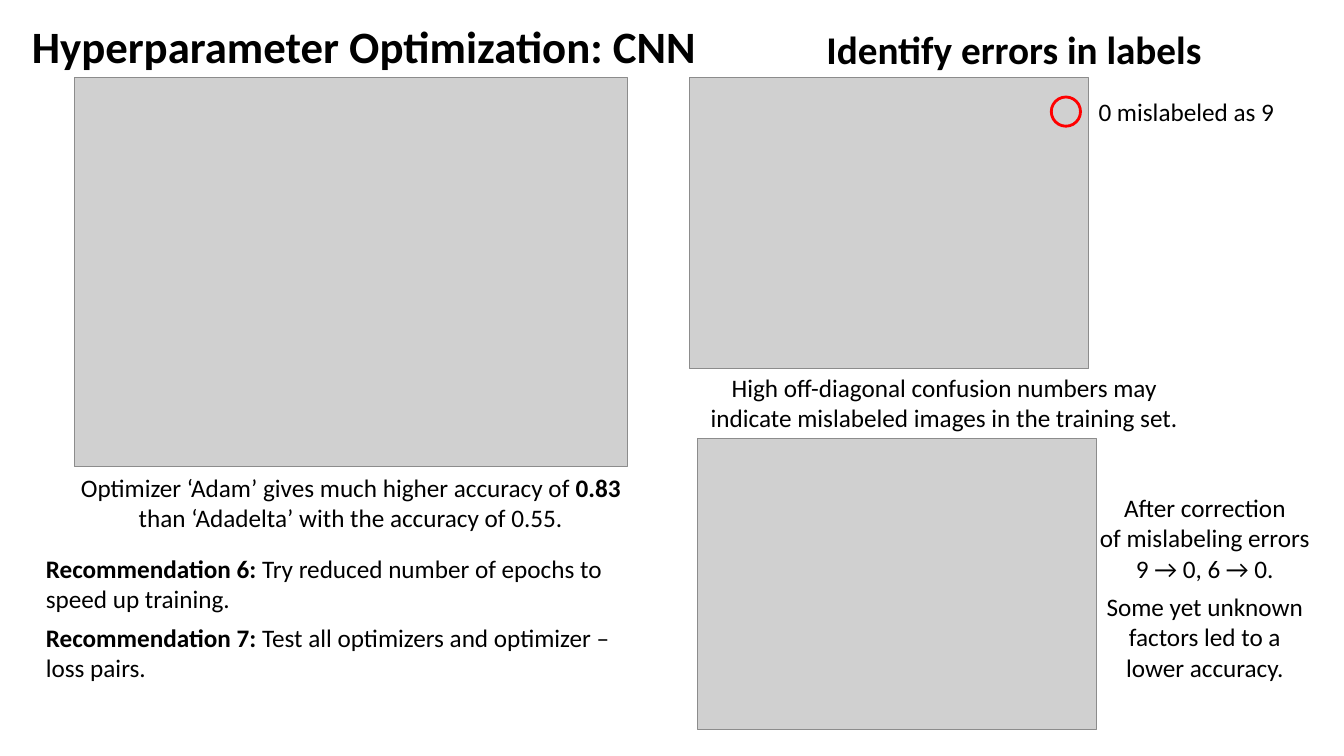
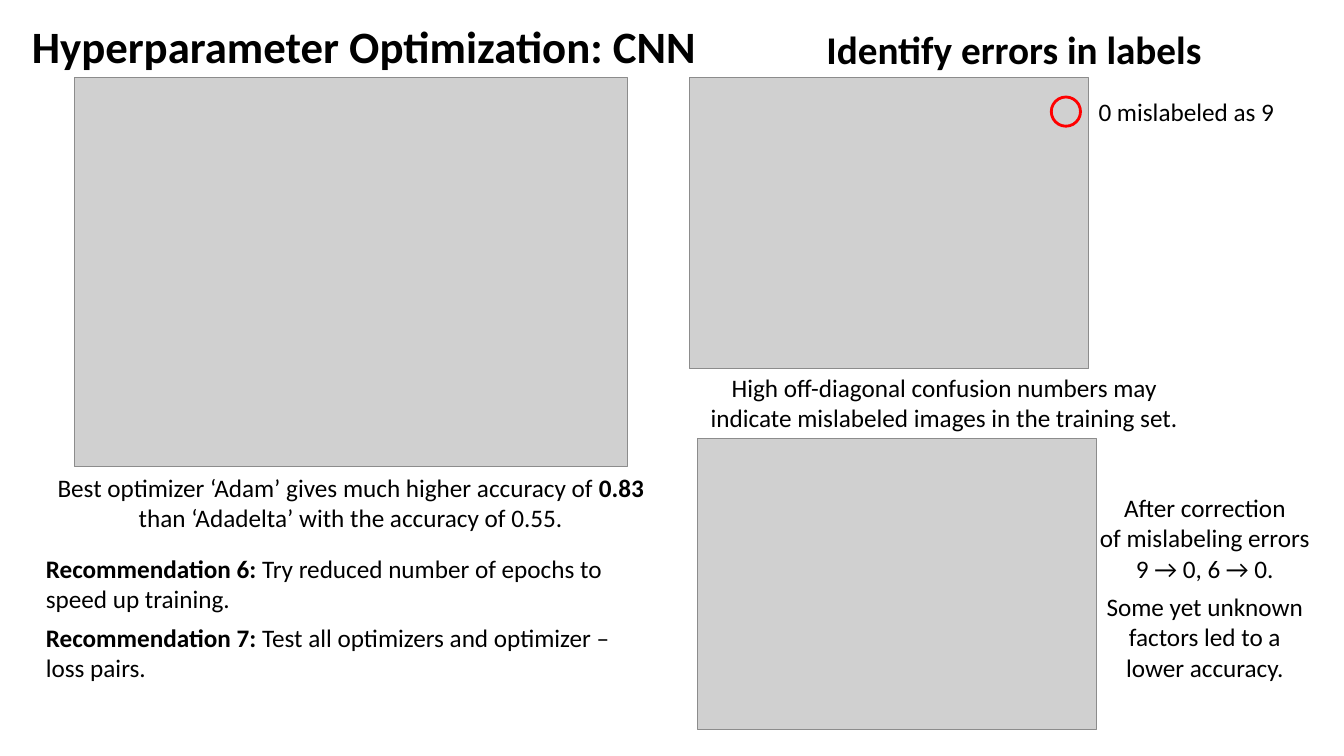
Before and after one commit to ysereda/Springboard, a slide deck: slide 9 of Capstone3_DigitRecognition_CNN.Presentation.pptx. Drawn at 1344x756 pixels with LibreOffice and Linux fonts; fonts in the diff are those of the drawing; grey boxes stand for pictures. Boxes give left, top, right and bottom in pixels: in the first picture for what was removed or moved away, otherwise in the second. Text is boxed around its words. In the diff, an @@ line names an element or a change of style, - is before the commit and + after.

Commit message:
Add files via upload
All optimizers for CNN, min. trials 200.

```diff
--- a/Capstone3_DigitRecognition_CNN.Presentation.pptx
+++ b/Capstone3_DigitRecognition_CNN.Presentation.pptx
@@ text "Best optimizer ‘Adam’ gives much ...": place and size @@
-text "Best optimizer ‘Adam’ gives much ..." at <box>81,479,621,531</box>
+text "Best optimizer ‘Adam’ gives much ..." at <box>58,479,644,531</box>
@@ text at <box>58,479,644,502</box>: text changed @@
-Optimizer ‘Adam’ gives much higher accuracy of 0.83
+Best optimizer ‘Adam’ gives much higher accuracy of 0.83
```
Also in this commit, not shown: 3 other slides changed, 3 other files.
